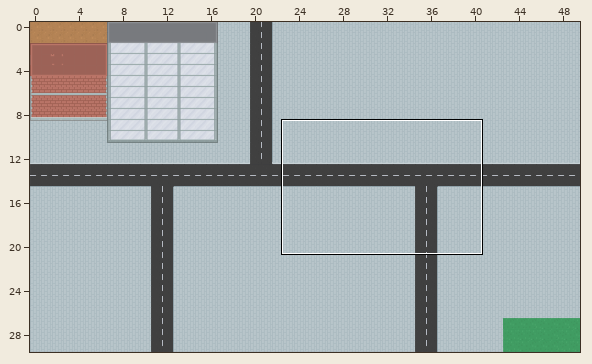
A Tiled map gets an edit: assets/map/city.tmx. The first picture is a wide view before the edit; the outline marks the close-up.
Close-up. Before the edit:
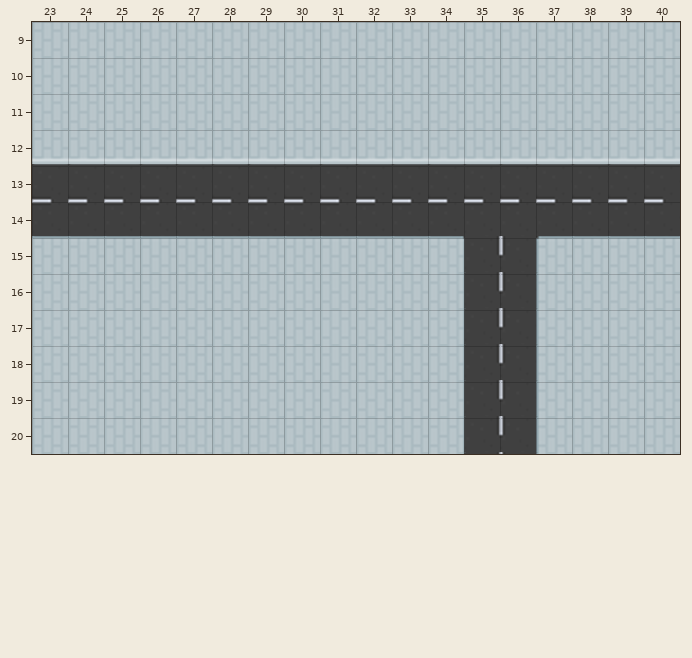
Cells are 61x61 px. Shown: x 23..40, y 9..20. The commit also changed other parts of the map, which this record leaves out.
And afterwards:
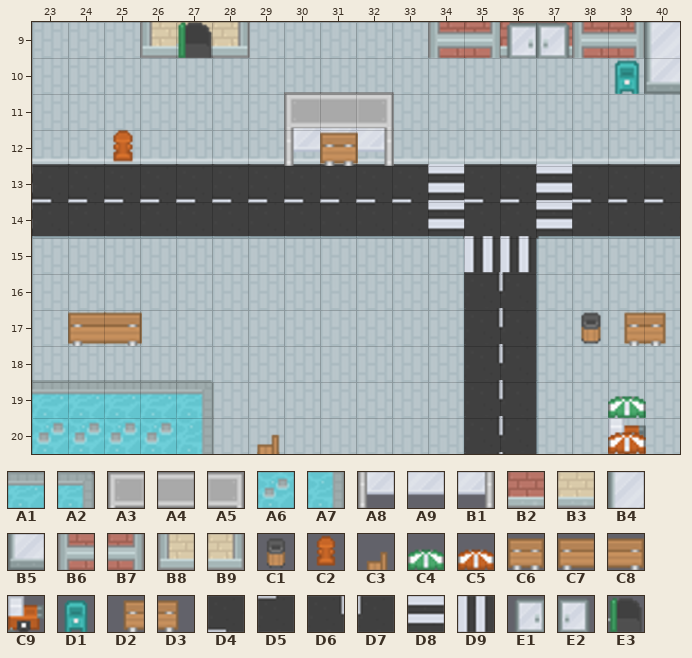
Key: from "roguelikeCity_magenta": A1 175, A2 176, A3 204, A4 205, A5 206, A6 212, A7 213, A8 241, A9 242, B1 243, B2 298, B3 306, B4 346, B5 383, B6 446, B7 447, B8 452, B9 453, C1 497, C2 533, C3 534, C4 552, C5 553, C6 570, C7 572, C8 573, C9 589, D1 604, D2 609, D3 610, D4 713, D5 750, D6 786, D7 787, D8 823, D9 826, E1 874, E2 875, E3 987.
__ is an empty cell, .. an unchanged one.
Tiles of an added or newly shown layer are drawn over the layers below it.
Changes in this commit:
--- layer "ground"
@@ x 34..37 @@
-13 D4 .. .. D4
-14 D5 .. .. D5
-15 .. D6 D7 ..
+13 D8 .. .. D8
+14 D8 .. .. D8
+15 .. D9 D9 ..
--- layer "buildings"
@@ x 26..40 @@
- 9 __ __ __ .. .. .. .. .. __ __ __ __ __ __ __
-10 .. .. .. .. .. .. .. .. .. .. .. .. .. .. __
+ 9 B8 B3 B9 .. .. .. .. .. B6 B7 B2 B2 B6 B7 B4
+10 .. .. .. .. .. .. .. .. .. .. .. .. .. .. B5
--- layer "decorations" (added)
@@ x 25..39 @@
- 9 .. .. __ .. .. .. .. .. .. .. .. __ __ .. ..
-10 .. .. .. .. .. .. .. .. .. .. .. .. .. .. __
-11 .. .. .. .. .. __ __ __ .. .. .. .. .. .. ..
-12 __ .. .. .. .. __ __ __ .. .. .. .. .. .. ..
+ 9 .. .. E3 .. .. .. .. .. .. .. .. E1 E2 .. ..
+10 .. .. .. .. .. .. .. .. .. .. .. .. .. .. D1
+11 .. .. .. .. .. A3 A4 A5 .. .. .. .. .. .. ..
+12 C2 .. .. .. .. A8 A9 B1 .. .. .. .. .. .. ..
@@ x 39..40 @@
-17 __ __
+17 D2 D3
@@ x 39..39 @@
-20 __
+20 C9
--- layer "top_layer_decorations" (added)
@@ x 31..31 @@
-12 __
+12 C6
@@ x 24..38 @@
-17 __ __ .. .. .. .. .. .. .. .. .. .. .. .. __
+17 C7 C8 .. .. .. .. .. .. .. .. .. .. .. .. C1
@@ x 23..39 @@
-19 __ __ __ __ __ .. .. .. .. .. .. .. .. .. .. .. __
-20 __ __ __ __ __ .. __ .. .. .. .. .. .. .. .. .. __
+19 A1 A1 A1 A1 A2 .. .. .. .. .. .. .. .. .. .. .. C4
+20 A6 A6 A6 A6 A7 .. C3 .. .. .. .. .. .. .. .. .. C5
